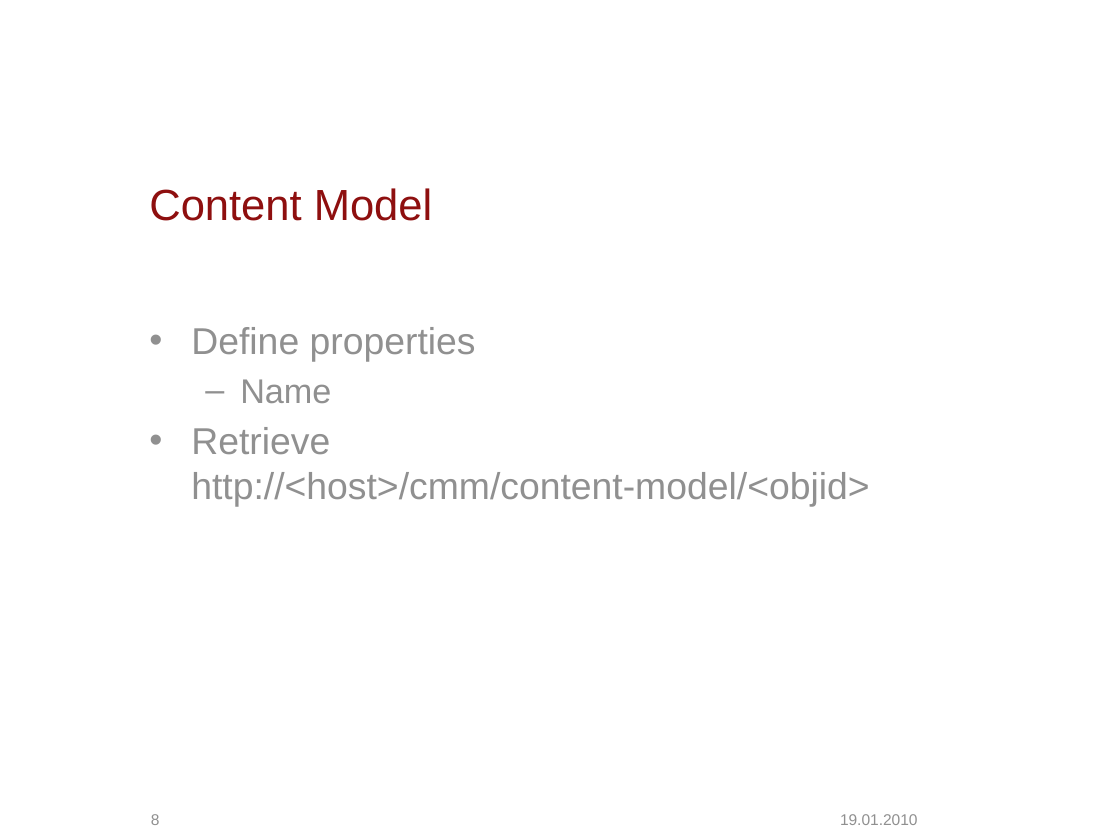
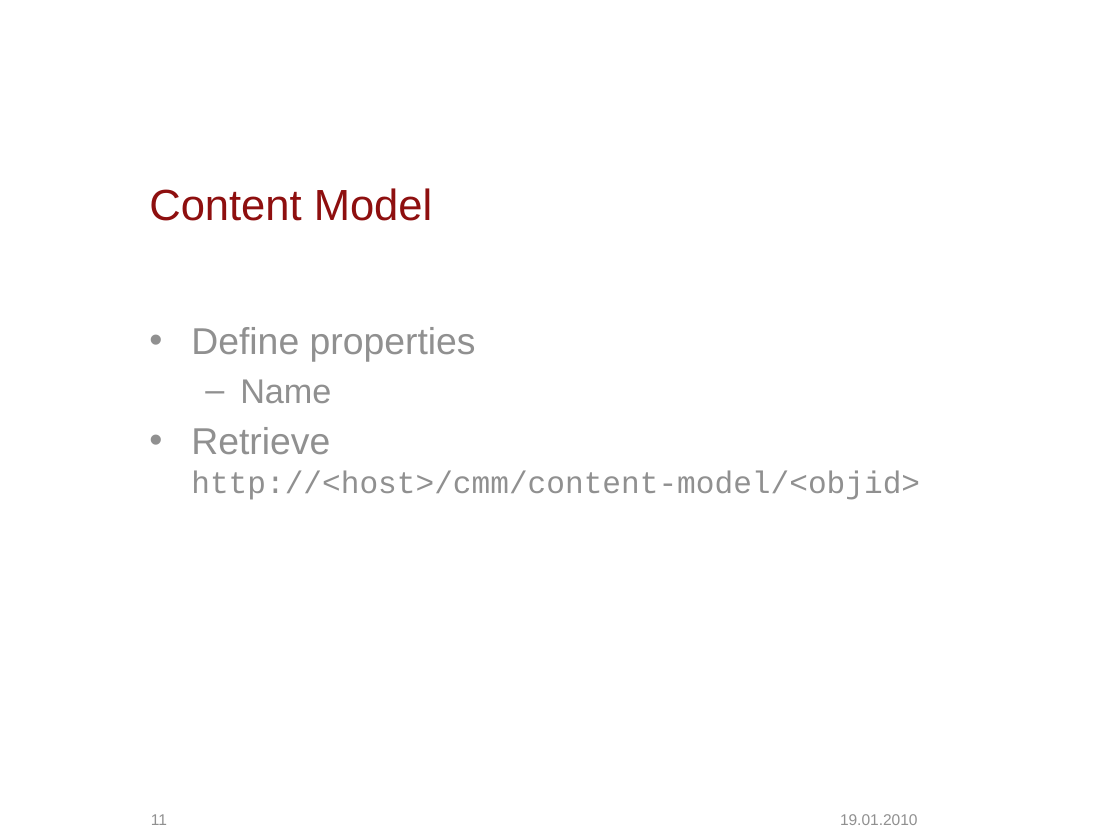
Before and after one commit to escidoc/escidoc-examples-old, a slide deck: slide 11 of doc/presentation.pptx (slide 8 before the commit). Drawn at 1120x840 pixels with LibreOffice and Linux fonts; fonts in the diff are those of the drawing; background and template pictures are left out. Boxes give left, top, right and bottom in pixels: in the first picture for what was removed or moved away, otherwise in the second. Text is boxed around its words. In the diff, an @@ line names an element or a change of style, - is before the commit and + after.

```diff
--- a/doc/presentation.pptx
+++ b/doc/presentation.pptx
@@ text at [191, 427, 920, 500]: size 24 to 20 pt, font Arial to Courier New in "http://<host>/cmm/content-model/<objid>" @@
@@ page number at [151, 814, 167, 825]: text changed @@
-8
+11
```
Also in this commit, not shown: 8 other slides changed, 3 slides added.
